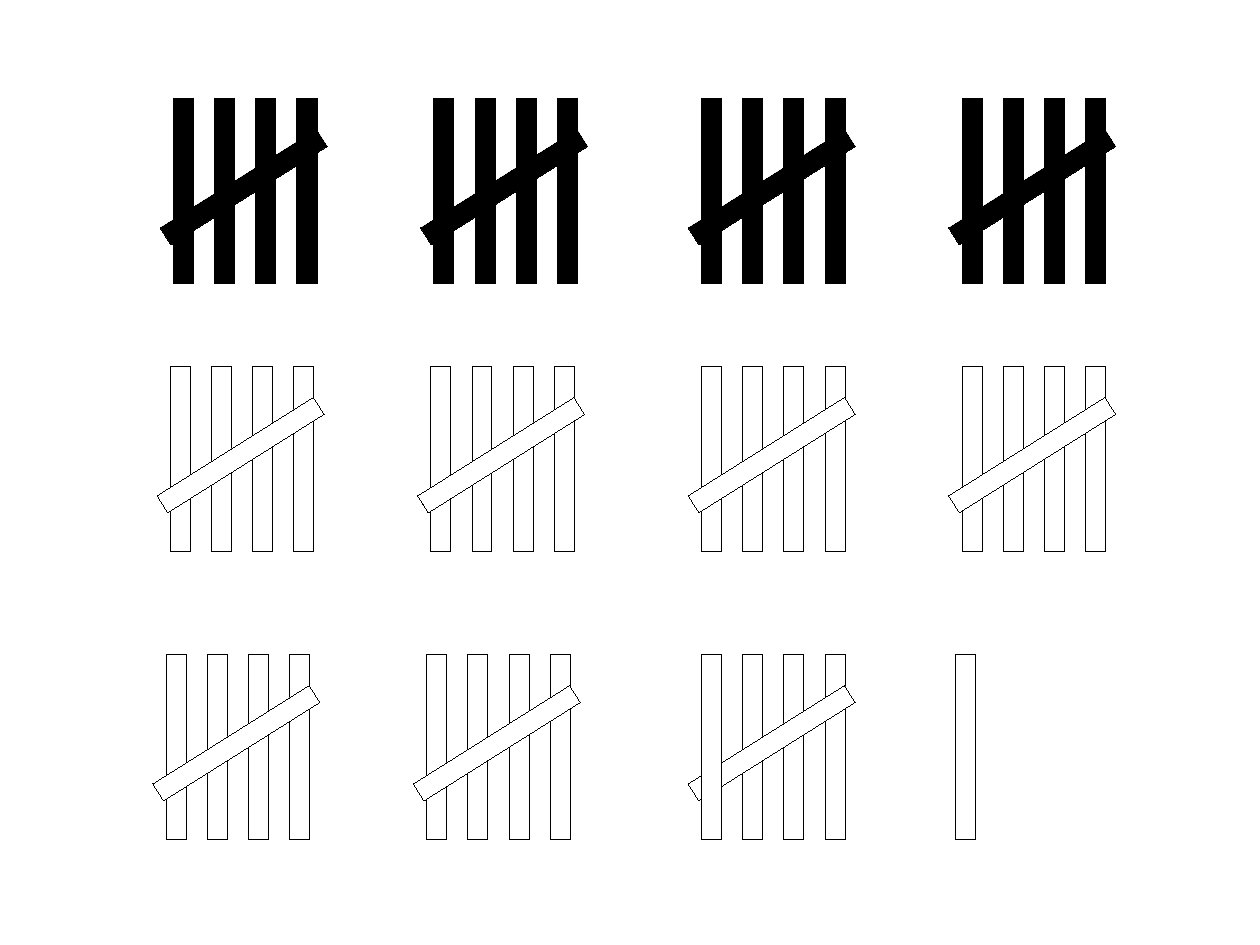
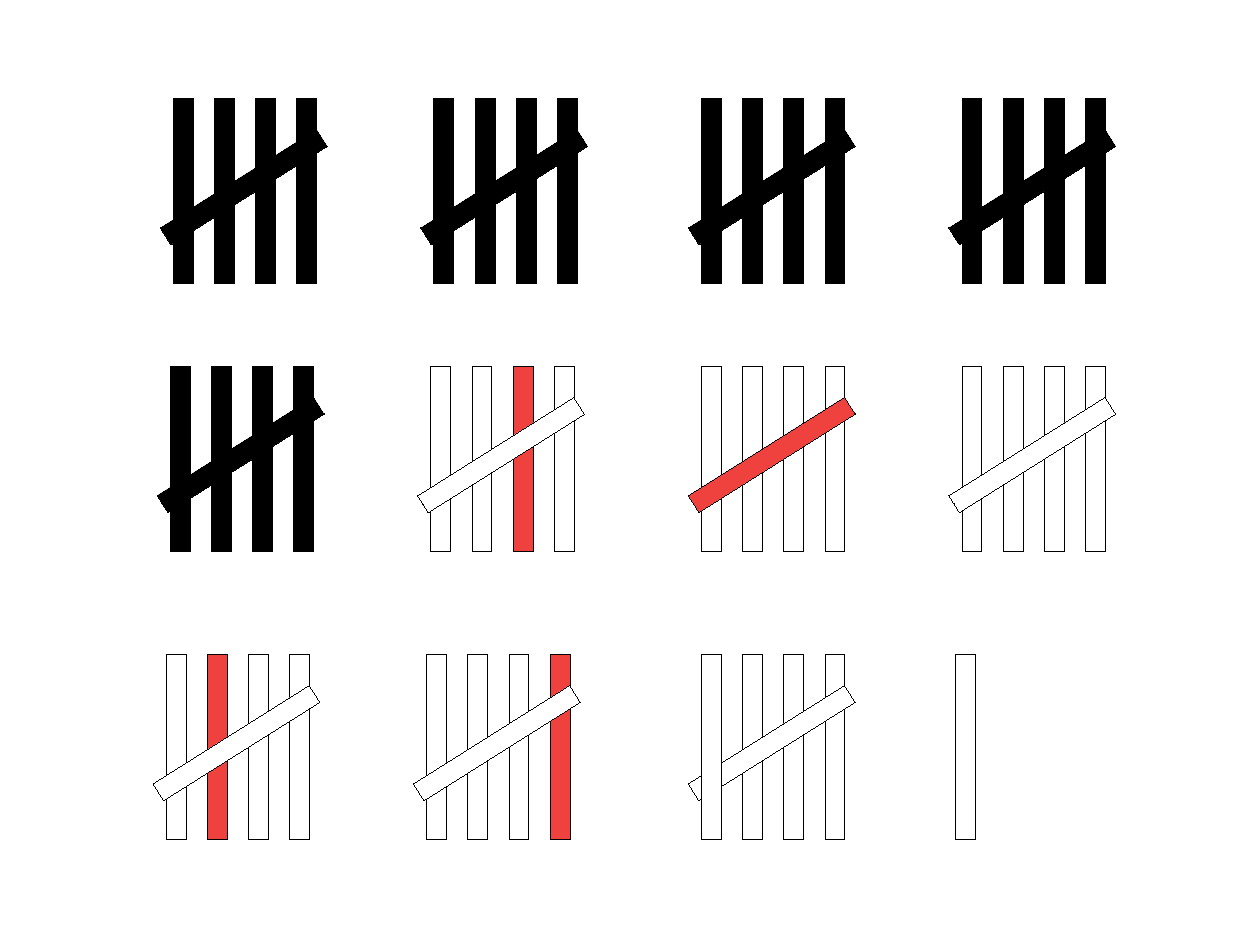
Before and after one commit to MarkStringer/walk, a slide deck: slide 1 of diet.pptx. Drawn at 1260x945 pixels with LibreOffice and Linux fonts; fonts in the diff are those of the drawing. Boxes give left, top, right and bottom in pixels: in the first picture for what was removed or moved away, otherwise in the second. Text is boxed around its words. In the diff, an @@ line names an element or a change of style, - is before the commit and + after.

Commit message:
add the tracking of the diet - nearly four weeks

```diff
--- a/diet.pptx
+++ b/diet.pptx
@@ fill #FFFFFF to #000000 in 5 elements at box(170, 367, 190, 552), box(212, 367, 231, 552), box(253, 367, 272, 552), box(294, 367, 313, 552), box(157, 397, 324, 513) @@
@@ fill #FFFFFF to #EF413D in 4 elements at box(513, 367, 533, 552), box(689, 397, 856, 513), box(208, 655, 228, 840), box(550, 655, 569, 840) @@
```
